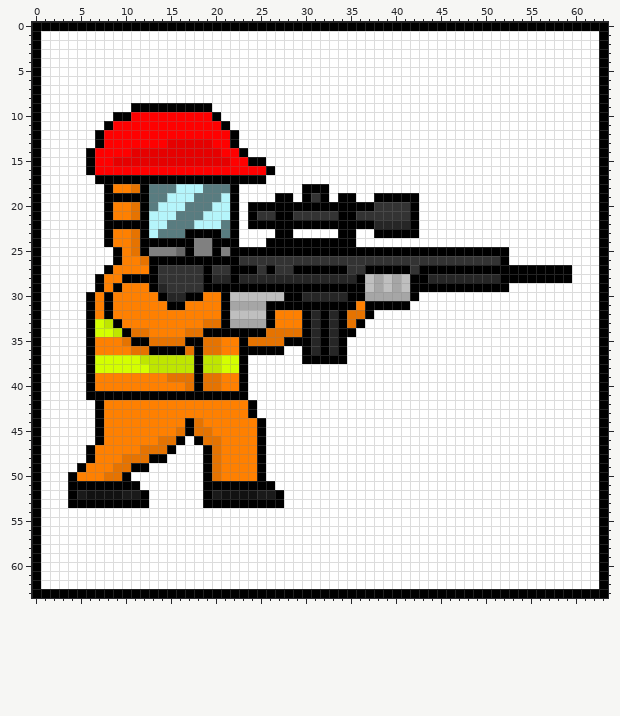
Two versions of one pixel-art sprite, Zombi Slayers/Assets/Resources/Arts/UI/derrick_icon.png. That is the earlier state.
The file is 256x256 pixels, drawn in blocks of 4x4; one block is one cell here.
After the commit:
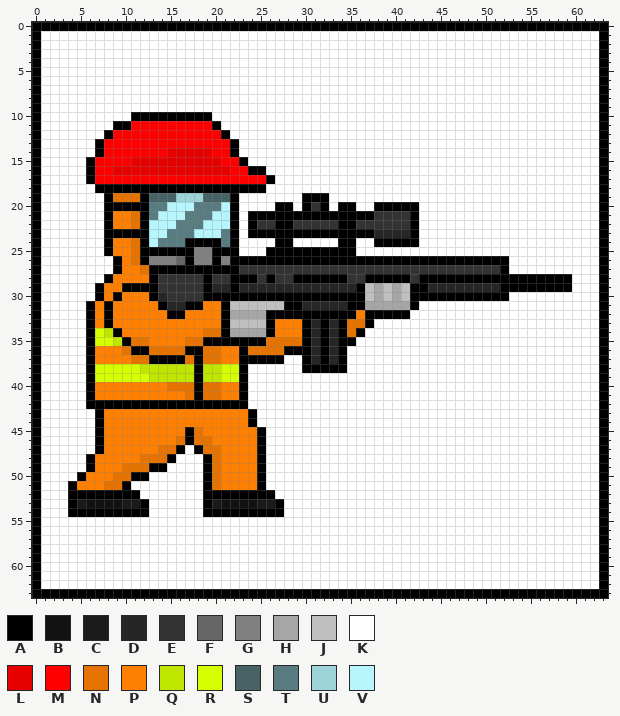
Palette (. is transparent): A #000000  B #121212  C #1a1a1a  D #262626  E #333333  F #666666  G #808080  H #a6a6a6  J #bfbfbf  K #ffffff  L #e60000  M #ff0000  N #e67300  P #ff8000  Q #bfe600  R #d4ff00  S #476366  T #597c80  U #9cd4d9  V #b5f5fb
From the commit log: derricks forehead shadows fixed
Edits made:
y 9: x 11..19 AAAAAAAAA -> KKKKKKKKK
y 10: x 9..20 AAMMMMMMMMMA -> KKAAAAAAAAAK
y 11: x 8..10 AMM -> KAA; x 20..21 MA -> AK
y 12: x 7..8 AM -> KA; x 21..22 MA -> AK
y 13: x 15..19 LLLLL -> MMMMM
y 14: x 6..7 AM -> KA; x 11..14 LLLL -> MMMM; x 20 L -> M; x 22..23 MA -> AK
y 15: x 9..10 LL -> MM; x 21 L -> M; x 23..25 MAA -> AKK
y 16: x 9..21 MMMMMMMMMMMMM -> LLLLLLLLLLLLL; x 24..26 MMA -> AAK
y 17: x 6..26 KAAAAAAAAAAAAAAAAAAAK -> AMMMMMMMMMMMMMMMMMMMA
y 18: x 7 K -> A; x 9..11 PPN -> AAA; x 13..21 TTTVVVTTT -> AAAAAAAAA; x 23..25 KKK -> AAA; x 30..32 AAA -> KKK
y 19: x 9..11 AAA -> NNN; x 13..21 TTVVVTTTV -> SSSUUUSSS; x 27..28 AA -> KK; x 31 E -> A; x 34..35 AA -> KK; x 38..42 AAAAA -> KKKKK
y 20: x 9..11 PPN -> AAA; x 14 V -> T; x 17 T -> V; x 20 V -> T; x 24..26 AAA -> KKK; x 29 A -> K; x 31 A -> E; x 33 A -> K; x 36..41 AAEEEE -> KKAAAA
y 21: x 13 V -> T; x 16 T -> V; x 19 V -> T; x 25..26 EE -> AA; x 29..33 EEEEE -> AAAAA; x 36..37 EE -> AA
y 22: x 9..11 AAA -> PPN; x 15 T -> V; x 18 V -> T; x 21 T -> V; x 25..26 AA -> EE; x 29..33 AAAAA -> EEEEE; x 36..41 AADDDD -> EEEEEE
y 23: x 9..11 PPN -> AAA; x 14 T -> V; x 17..20 AAAA -> TVVV; x 24..26 KKK -> AAA; x 29..33 KKKKK -> AAAAA; x 36..41 KKAAAA -> AADDDD
y 24: x 13..16 AAAA -> VTTT; x 18..19 GG -> AA; x 21 A -> T; x 26 A -> K; x 29..33 AAAAA -> KKKKK; x 38..42 KKKKK -> AAAAA
y 25: x 8..9 KA -> AP; x 13..16 GGGF -> AAAA; x 21 G -> A; x 23..25 AAA -> KKK; x 36..52 AAAAAAAAAAAAAAAAA -> KKKKKKKKKKKKKKKKK
y 26: x 11..16 PNAAAA -> NAGGGF; x 18..19 AA -> GG; x 21 A -> G; x 23..51 EEEEEEEEEEEEEEEEEEEEEEEEEEEEE -> AAAAAAAAAAAAAAAAAAAAAAAAAAAAA
y 27: x 8..9 AP -> KA; x 12 P -> N; x 14..18 EEEEE -> AAAAA; x 20..21 EE -> AA; x 23..24 AA -> EE; x 26 A -> E; x 29..34 AAAAAA -> EEEEEE; x 37..41 AAAAA -> EEEEE; x 43..51 AAAAAAAAA -> EEEEEEEEE; x 53..59 AAAAAAA -> KKKKKKK
y 28: x 7..8 AP -> KA; x 10..12 AAA -> PPP; x 20..21 DD -> EE; x 23..42 DDDDDDDDDDDDDAJHJHJA -> AAEAEEAAAAAAEEAAAAAE; x 44..51 DDDDDDDD -> AAAAAAAA
y 29: x 9..12 APPP -> PAAA; x 14 D -> E; x 20..21 AA -> DD; x 23..35 AAAAAAAAAAAAA -> DDDDDDDDDDDDD; x 44..51 AAAAAAAA -> DDDDDDDD; x 53..59 KKKKKKK -> AAAAAAA
y 30: x 6..9 APAP -> KAPA; x 13..20 PADDAAPP -> ADEEEEAA; x 22..27 JJJJJJ -> AAAAAA; x 30..34 DDDDD -> AAAAA; x 37 H -> J; x 39 H -> J; x 41 H -> J; x 43..52 KKKKKKKKKK -> AAAAAAAAAA
y 31: x 14..18 PAAPP -> ADDAA; x 22..27 HHHHAA -> JJJJJJ; x 30..34 AAAAA -> DDDDD; x 36..42 PAAAAAK -> AHHHHHA
y 32: x 15..16 PP -> AA; x 22..25 JJJJ -> HHHH; x 27..29 PPP -> AAA; x 31 D -> A; x 33 D -> A; x 35..36 NN -> AP; x 38..41 KKKK -> AAAA
y 33: x 7..9 RQA -> PAP; x 19..20 NN -> PP; x 22..25 HHHH -> JJJJ; x 36..37 AK -> NA
y 34: x 8..12 RQANN -> QAPPP; x 17..20 NNAA -> PPNN; x 22..29 AAAANNNN -> HHHHAPPP; x 35..36 AK -> NA
y 35: x 7..22 PPPNAANNNNAANNPP -> RRQANNPPPPNNAAAA; x 24..25 NN -> AA; x 28..29 AA -> NN; x 35 K -> A
y 36: x 10..17 PNNAAAAN -> NAANNNNA; x 24..29 AAAAKK -> NNNNAA
y 37: x 7..17 RRRRRQQQQQQ -> PPPPNNAAAAN; x 19..22 QQRR -> NNPP; x 24..27 KKKK -> AAAA; x 31 A -> D; x 33 A -> D
y 38: x 12 R -> Q; x 30..34 KKKKK -> AAAAA
y 39: x 7..17 PPPPPPPPNNN -> RRRRRRQQQQQ; x 19..22 NNPP -> QQRR
y 40: x 15..16 PP -> NN
y 41: x 7..17 AAAAAAAAAAA -> PPPPPPPPPPN; x 19..22 AAAA -> NNPP
y 42: x 6 K -> A; x 8..24 PPPPPPPPPPPPPPPPA -> AAAAAAAAAAAAAAAAK
y 44: x 17..18 AN -> PP; x 24..25 PA -> AK
y 45: x 16 N -> P; x 19 N -> P
y 46: x 14..18 NNAKA -> PPNAN; x 20 N -> P
y 47: x 6..7 AP -> KA; x 12..13 NN -> PP; x 15..16 AK -> NA; x 18..19 KA -> AN
y 48: x 10..11 NN -> PP; x 13..15 AAK -> NNA
y 49: x 5..6 AP -> KA; x 9 N -> P; x 11..14 AAKK -> NNAA
y 50: x 4..5 AP -> KA; x 8 N -> P; x 10..12 AKK -> NAA
y 51: x 5..9 AAAAA -> PPPNN; x 11 A -> K; x 20..24 AAAAA -> NPPPP; x 26 A -> K
y 52: x 5..12 CBBBBCCA -> AAAAAAAK; x 20..27 CBBBBCCA -> AAAAAAAK
y 53: x 5..11 AAAAAAA -> CBBBBCC; x 20..26 AAAAAAA -> CBBBBCC
y 54: x 4..12 KKKKKKKKK -> AAAAAAAAA; x 19..27 KKKKKKKKK -> AAAAAAAAA
Boxes around the changes in both pictures, in picture pixels (x1, y1, x2, y2):
changed: (68, 103, 572, 517)
